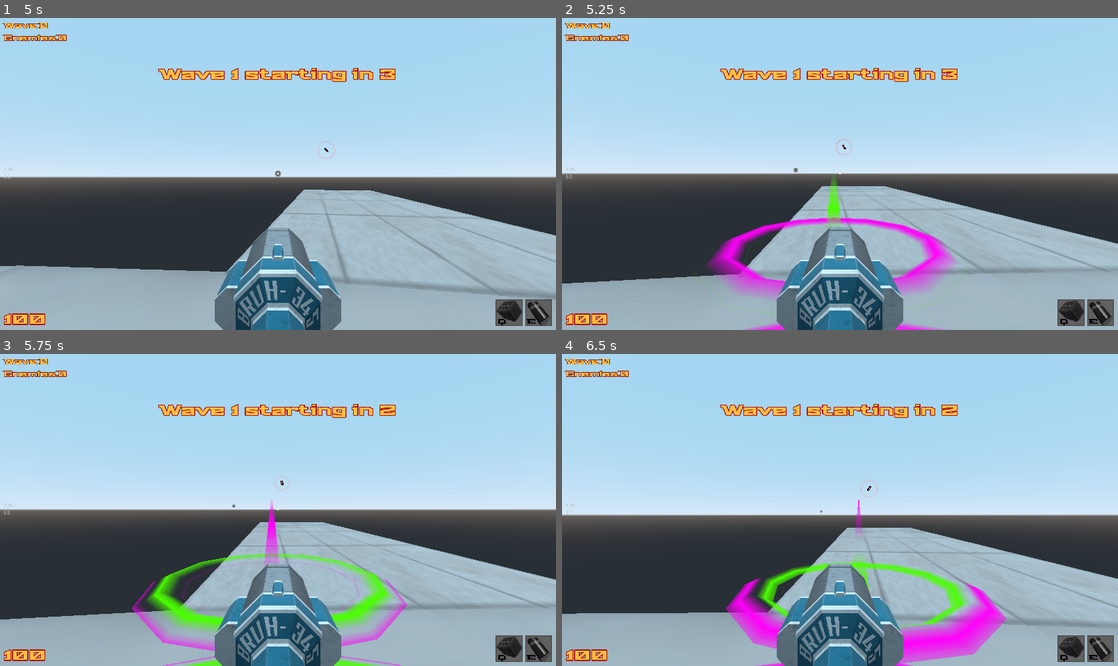
Above: before the commit, frames 1-4 (two rows, left to right).
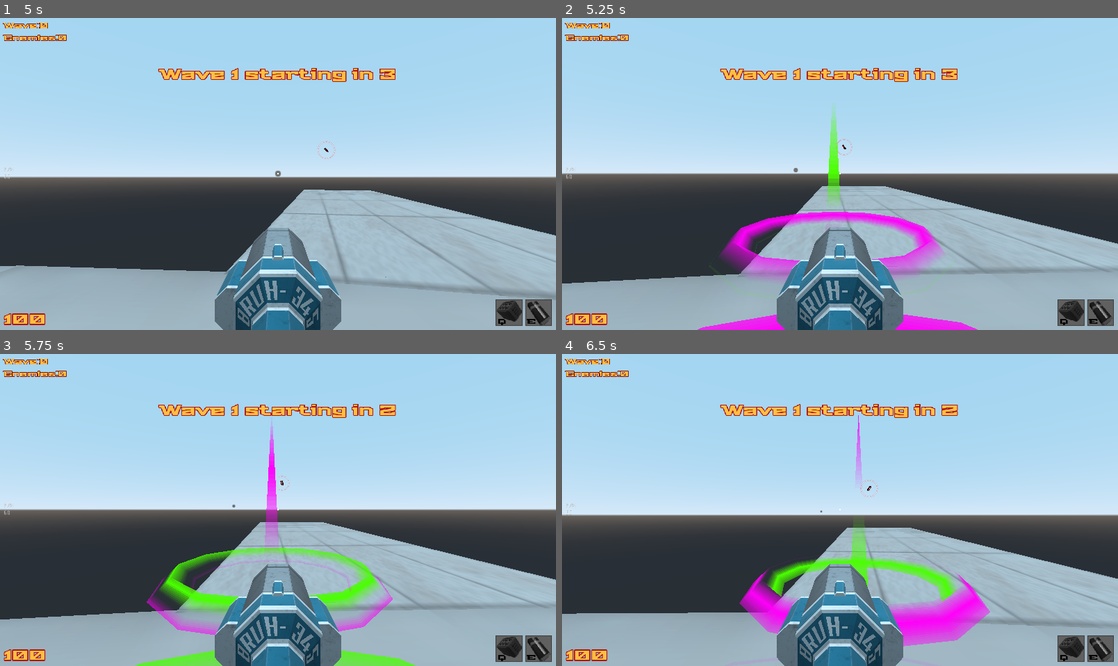
Above: after the commit, the same moments.

Repository: Game-Developers-Kerala/clichemovementshooter
Game: Godot game, scene res://levels/level1.tscn
Two runs of this game, one before a commit and one after it. Both use one fixed random seed, a clock stepped at 60 frames per second and the inputs below. Sound files missing from this copy of the repository are replaced by a short silence.
Inputs (mouse positions are in pixels of both pictures, inside the frame that each line leads up to):
- Up to frame 1 (5 s): tap Enter (enter) at 0.5, 4.25 s; move the mouse to (305, 170) at 0.52 s; hold Right mouse button (grapple) 0.53-1.28 s; hold W (forward) from 0.53 s (still down); tap Space (jump) at 0.77, 1.52, 3.02, 3.5, 3.77, 4.52 s; tap Shift (slide) at 0.8, 1.35, 2.3, 3.8 s; move the mouse to (250, 174) at 1.27 s; right-click (250, 174) at 1.55 s; move the mouse to (289, 167) at 2.02 s; hold Enter (enter) 2.03-2.78 s; move the mouse to (272, 177) at 2.77 s; right-click (272, 177) at 2.85 s; move the mouse to (316, 177) at 3.52 s; hold Q (homingmissile) 3.53-4.28 s; move the mouse to (233, 170) at 4.27 s; click (233, 170) at 4.35 s; right-click (233, 170) at 4.55 s
- Up to frame 2 (5.25 s): keep holding W (forward); move the mouse to (845, 174) at 5.02 s; hold Shift (slide) from 5.03 s (still down)
- Up to frame 3 (5.75 s): keep holding W (forward); keep holding Shift (slide)
- Up to frame 4 (6.5 s): move the mouse to (817, 503) at 5.77 s; release W (forward) at 5.78 s; release Shift (slide) at 5.78 s; hold D (right) from 5.78 s (still down); tap E (use) at 5.85 s; tap Space (jump) at 6.02 s; right-click (817, 503) at 6.05 s

Frame 1 is identical in both runs. In frame 2, 6.0% of the frame differs, in the area x 24-75%, y 28-100%; in frame 3, 6.8%, in the area x 23-75%, y 21-100%; in frame 4, 6.5%.

Commit message:
fixed mine probe

Diff:
--- a/scenes/player.tscn
+++ b/scenes/player.tscn
@@ -515,6 +515,12 @@
 
 [node name="HUD" type="CanvasLayer" parent="."]
 
+[node name="BlackOverlay" type="ColorRect" parent="HUD"]
+visible = false
+anchor_right = 1.0
+anchor_bottom = 1.0
+color = Color( 0, 0, 0, 1 )
+
 [node name="Mrgn" type="MarginContainer" parent="HUD"]
 anchor_right = 1.0
 anchor_bottom = 1.0
--- a/scenes/shared/magic_mine.tscn
+++ b/scenes/shared/magic_mine.tscn
@@ -35,6 +35,6 @@
 size_diff = 3.0
 
 [node name="vfx_warning_circle" parent="." instance=ExtResource( 4 )]
-transform = Transform( 2.1, 0, 0, 0, 1, 0, 0, 0, 2.1, 0, 0, 0 )
+transform = Transform( 2, 0, 0, 0, 2, 0, 0, 0, 2, 0, 0, 0 )
 
 [connection signal="timeout" from="Timer" to="." method="_on_Timer_timeout"]
--- a/scenes/shared/magic_mine_probe.tscn
+++ b/scenes/shared/magic_mine_probe.tscn
@@ -15,28 +15,28 @@
 debug_shape_custom_color = Color( 0.219608, 1, 0, 1 )
 
 [node name="RayCast2" type="RayCast" parent="mine_rays"]
-transform = Transform( 1, 0, 0, 0, 1, 0, 0, 0, 1, 5, 0, 0 )
+transform = Transform( 0.984808, 0, -0.173648, 0, 1, 0, 0.173648, 0, 0.984808, 5, 0, 0 )
 enabled = true
 cast_to = Vector3( 0, 0, -40 )
 collision_mask = 256
 debug_shape_custom_color = Color( 0.219608, 1, 0, 1 )
 
 [node name="RayCast3" type="RayCast" parent="mine_rays"]
-transform = Transform( 1, 0, 0, 0, 1, 0, 0, 0, 1, 0, 5, 0 )
+transform = Transform( 1, 0, 0, 0, 0.984808, -0.173648, 0, 0.173648, 0.984808, 0, 5, 0 )
 enabled = true
 cast_to = Vector3( 0, 0, -40 )
 collision_mask = 256
 debug_shape_custom_color = Color( 0.219608, 1, 0, 1 )
 
 [node name="RayCast5" type="RayCast" parent="mine_rays"]
-transform = Transform( 1, 0, 0, 0, 1, 0, 0, 0, 1, 0, -5, 0 )
+transform = Transform( 1, 0, 0, 0, 0.984808, 0.173648, 0, -0.173648, 0.984808, 0, -5, 0 )
 enabled = true
 cast_to = Vector3( 0, 0, -40 )
 collision_mask = 256
 debug_shape_custom_color = Color( 0.219608, 1, 0, 1 )
 
 [node name="RayCast4" type="RayCast" parent="mine_rays"]
-transform = Transform( 1, 0, 0, 0, 1, 0, 0, 0, 1, -5, 0, 0 )
+transform = Transform( 0.984808, 0, 0.173648, 0, 1, 0, -0.173648, 0, 0.984808, -5, 0, 0 )
 enabled = true
 cast_to = Vector3( 0, 0, -40 )
 collision_mask = 256
--- a/scripts/player.gd
+++ b/scripts/player.gd
@@ -108,6 +108,7 @@
 
 	$Camera/SpikeModel.hide()
 	$floaters/GrappleRay/GrappleMesh.hide()
+	$HUD/BlackOverlay.hide()
 	Input.mouse_mode = Input.MOUSE_MODE_CAPTURED
 
 func _input(event):
@@ -361,6 +362,7 @@
 				$HUD/Mrgn/Powerups/Missile/enabled.show()
 				play_audio("missilepickup")
 			"powerup_spikecage":
+				game.emit_signal("announcement","Raging Grapple Berserker")
 				$SpikeCountdown.start()
 				spike_time_left = SPIKE_TIME
 				$HUD/Mrgn/Spike/timelabel.text = str(spike_time_left)
@@ -391,6 +393,7 @@
 	stats.health = clamp(stats.health,0,max_limit)
 	$HUD/Mrgn/Health.text = str(int(stats.health))
 	if !stats.health:
+		$HUD/BlackOverlay.show()
 		set_process(false)
 		set_physics_process(false)
 		set_process_input(false)
@@ -560,6 +563,10 @@
 			if point.valid:
 				valid.push_front(point)
 	if valid:
+		$HUD/BlackOverlay.show()
+		adjust_health(-20)
+		yield(get_tree().create_timer(0.2),"timeout")
+		$HUD/BlackOverlay.hide()
 		var idx = randgen.randi()%valid.size()
 		global_transform = valid[idx].global_transform
 
--- a/scripts/shared/magic_mine.gd
+++ b/scripts/shared/magic_mine.gd
@@ -15,7 +15,10 @@
 
 func _ready():
 	global_translation = spawn_pos
-	look_at(spawn_pos+spawn_norm,Vector3.UP)
+	if abs(spawn_norm.dot(Vector3.UP)) > 0.98:
+		rotation.x = PI*0.5
+	else:
+		look_at(spawn_pos+spawn_norm,Vector3.UP)
 	$Timer.start(wait_time)
 
 func _on_Timer_timeout():
Not shown, changed: assets/models/mesh_vfx_magic_mine_warning.obj
